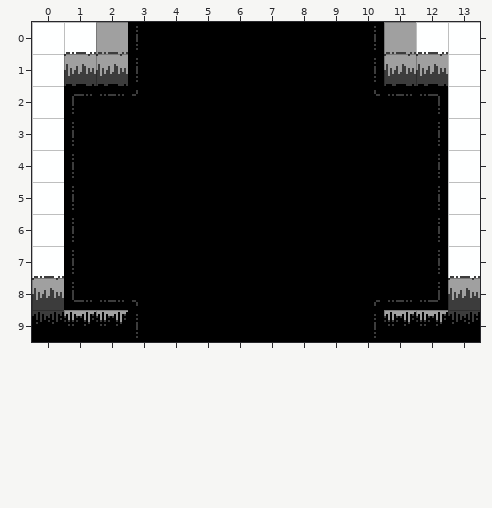
An edit to a level. Tiled map, art/rooms/GrassyTest_Standard_NS.tmx. Above: the version before the commit.
Cells are 16x16 px. Shown: x 0..13, y 0..9. Tiles whose own drawing changed are shown in their newer look in all pictures.
The same view after the edit:
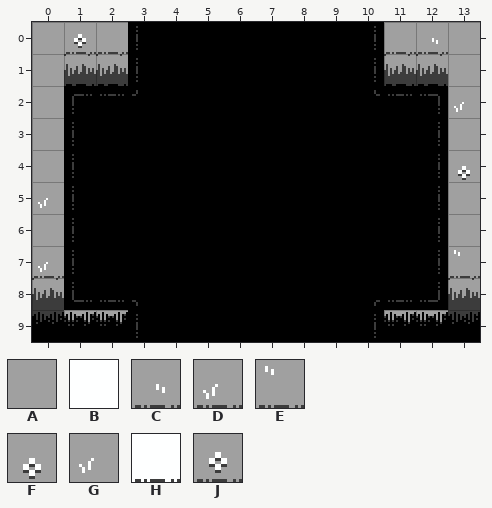
Key: from "MapTiles": A 2 "map", B 3 "map", C 19 "map", D 20 "map", E 21 "map", F 22 "map", G 23 "map", H 24 "map", J 25 "map".
_ is an empty cell.
From old to new:
Layer "Tile Layer 1":
y 0: x 0..1 BH -> AJ; x 12..13 HB -> CA
y 1: x 0 B -> A; x 13 B -> A
y 2: x 0 B -> A; x 13 B -> G
y 3: x 0 B -> A; x 13 B -> A
y 4: x 0 B -> A; x 13 B -> F
y 5: x 0 B -> G; x 13 B -> A
y 6: x 0 B -> A; x 13 B -> A
y 7: x 0 H -> D; x 13 H -> E
